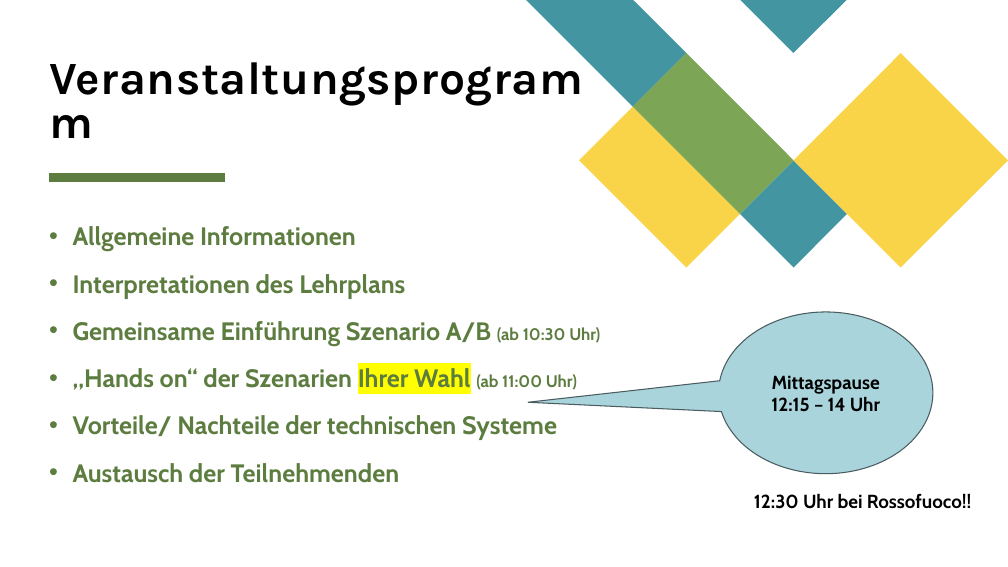
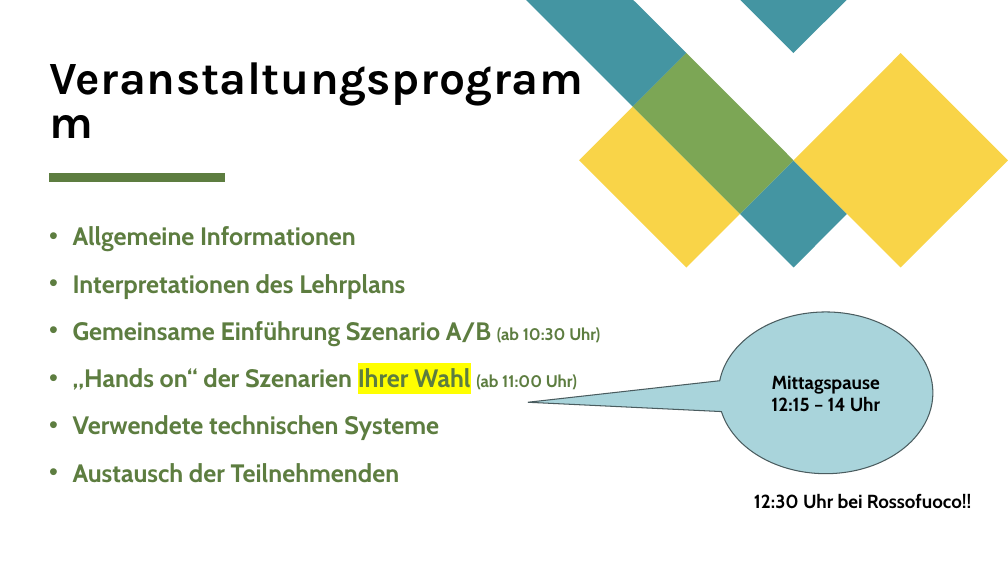
Before and after one commit to spaciva-Bauer/Fortbildungen, a slide deck: slide 2 of sprachmodelle/Praesentation/MB-Veranstaltung_Sprachmodelle_0.3.pptx. Drawn at 1008x567 pixels with LibreOffice and Linux fonts; fonts in the diff are those of the drawing. Boxes give left, top, right and bottom in pixels: in the first picture for what was removed or moved away, otherwise in the second. Text is boxed around its words. In the diff, an @@ line names an element or a change of style, - is before the commit and + after.

```diff
--- a/sprachmodelle/Praesentation/MB-Veranstaltung_Sprachmodelle_0.3.pptx
+++ b/sprachmodelle/Praesentation/MB-Veranstaltung_Sprachmodelle_0.3.pptx
@@ text at (73,415,439,440): text changed @@
-• Vorteile/ Nachteile der technischen Systeme
+• Verwendete technischen Systeme
```
Also in this commit, not shown: 1 other slide changed, 6 slides added.
